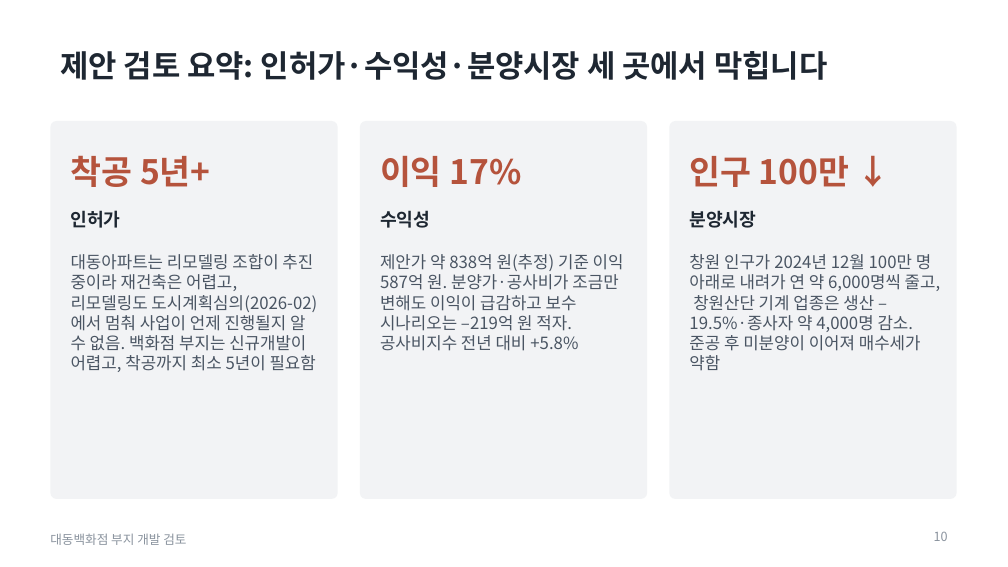
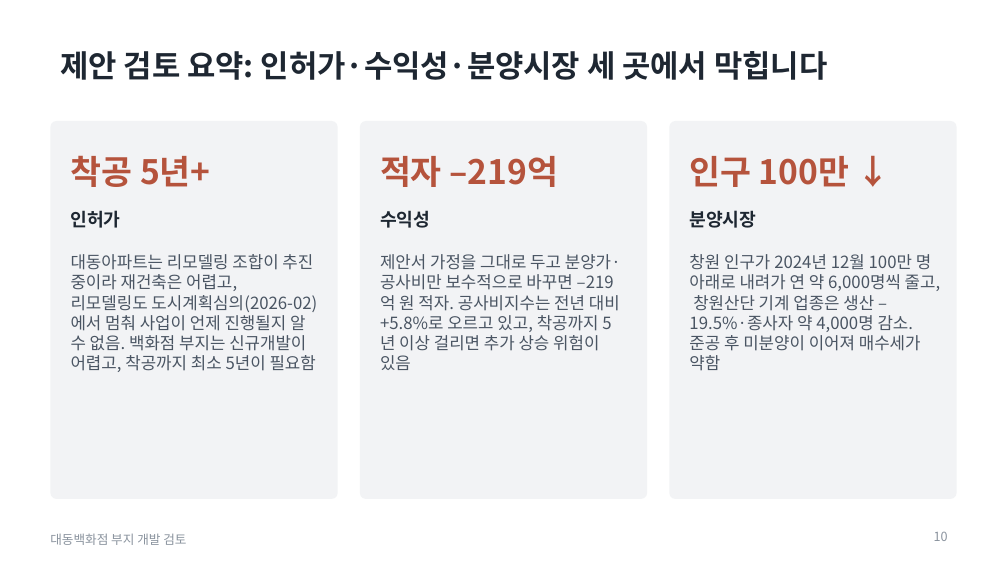
Before and after one commit to nadriboy2-design/dorim-redev-system, a slide deck: slide 10 of analysis/daedong/보고서/대동백화점_현장방문보고_제안검토요약2장추가_2026-11-13.pptx. Drawn at 1008x567 pixels with LibreOffice and Linux fonts; fonts in the diff are those of the drawing. Boxes give left, top, right and bottom in pixels: in the first picture for what was removed or moved away, otherwise in the second. Text is boxed around its words. In the diff, an @@ line names an element or a change of style, - is before the commit and + after.

```diff
--- a/analysis/daedong/보고서/대동백화점_현장방문보고_제안검토요약2장추가_2026-11-13.pptx
+++ b/analysis/daedong/보고서/대동백화점_현장방문보고_제안검토요약2장추가_2026-11-13.pptx
@@ text at (380,156,558,187): text changed @@
-이익 17%
+적자 –219억
@@ text at (380,254,621,370): text changed @@
-제안가 약 838억 원(추정) 기준 이익 587억 원. 분양가·공사비가 조금만 변해도 이익이 급감하고 보수 시나리오는 –219억 원 적자. 공사비지수 전년 대비 +5.8%
+제안서 가정을 그대로 두고 분양가·공사비만 보수적으로 바꾸면 –219억 원 적자. 공사비지수는 전년 대비 +5.8%로 오르고 있고, 착공까지 5년 이상 걸리면 추가 상승 위험이 있음
```
